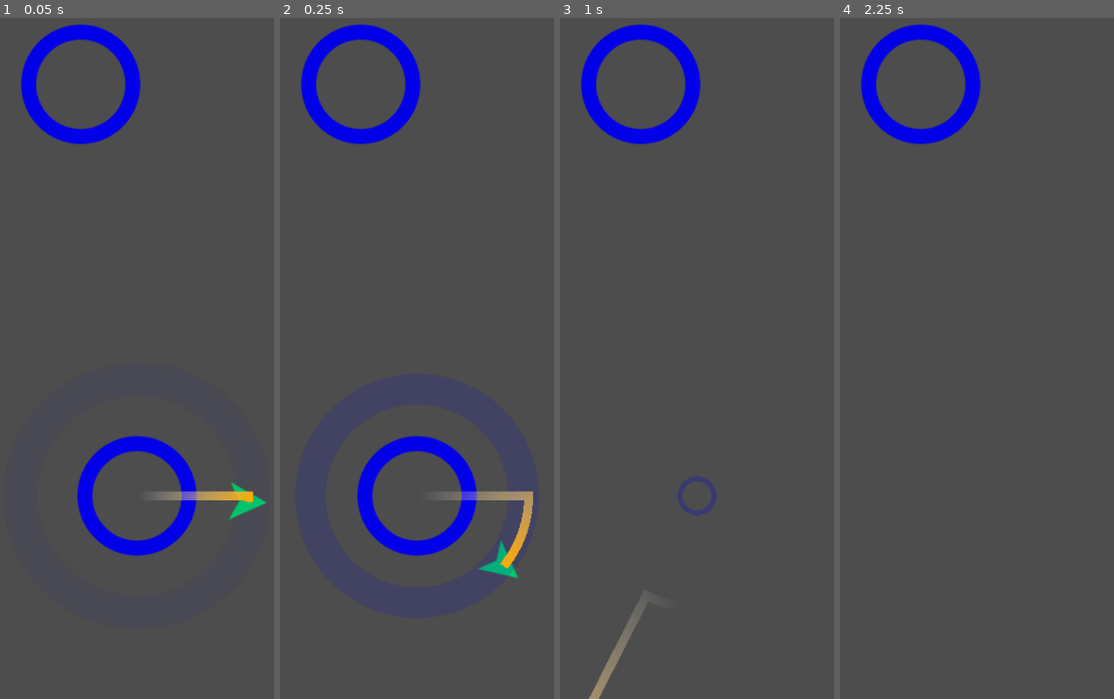
Above: before the commit, frames 1-4 (left to right).
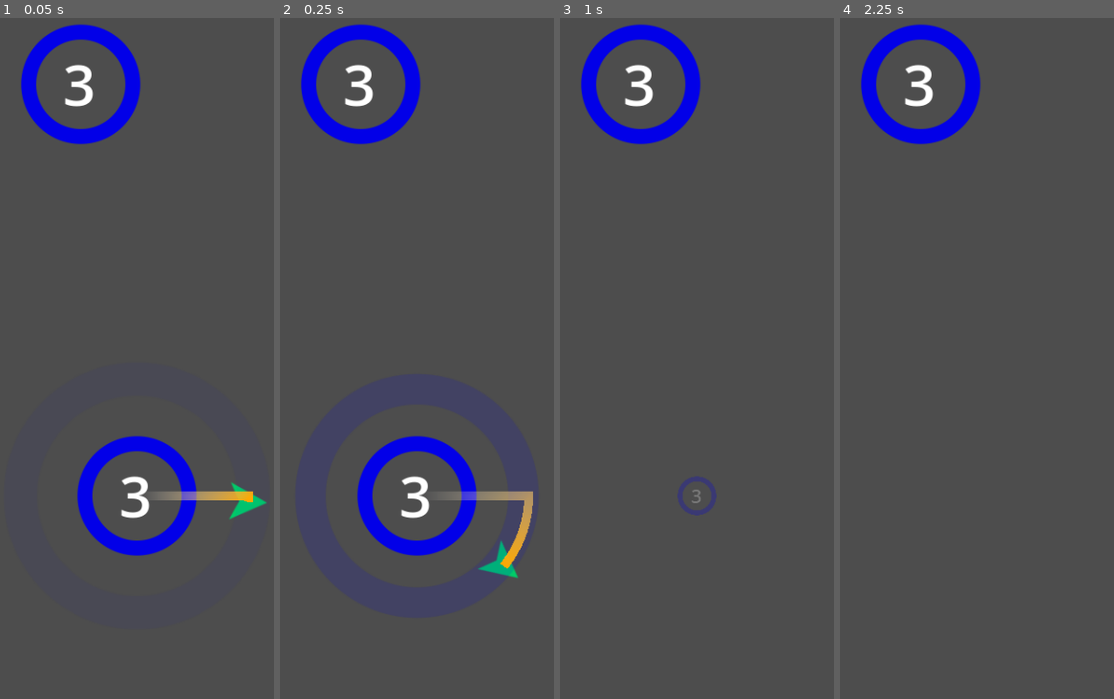
Above: after the commit, the same moments.

Repository: jrenato/circle_jump
Game: Godot game, scene res://Level/level.tscn
The game is run twice, just before and just after one commit, with the same random seed, the same clock (stepped at 60 frames per second) and the same inputs.
Inputs (mouse positions are in pixels of both pictures, inside the frame that each line leads up to):
- Up to frame 1 (0.05 s): no input
- Up to frame 2 (0.25 s): no input
- Up to frame 3 (1 s): move the mouse to (790, 276) at 0.52 s; click (790, 276) at 0.67 s
- Up to frame 4 (2.25 s): move the mouse to (892, 358) at 1.27 s; click (892, 358) at 1.42 s; tap Enter at 2 s; move the mouse to (1020, 147) at 2.02 s; click (1020, 147) at 2.17 s

The runs differ from the first frame. In frame 1, 0.7% of the frame differs, in the area x 23-55%, y 6-74%; in frame 2, 0.7%; in frame 3, 0.9%, in the area x 10-52%, y 6-100%; in frame 4, 0.3%.

Commit message:
Checking orbits left and calling player death

Diff:
--- a/Circle/circle.gd
+++ b/Circle/circle.gd
@@ -1,4 +1,13 @@
 class_name Circle extends Area2D
+
+enum MODE {STATIC, LIMITED}
+
+var jumper: Jumper = null
+
+var mode: MODE = MODE.STATIC
+var max_orbits: int = 3 # Number of orbits until the circle disappears
+var orbits_left: int = 0 # Number of orbits the jumper has completed
+var orbit_start: float = 0.0 # The angle where the orbit started
 
 var radius: int = 100
 var rotation_speed: float = PI
@@ -8,16 +17,18 @@
 @onready var sprite: Sprite2D = %Sprite2D
 @onready var sprite_effect = %SpriteEffect
 @onready var orbit_position: Marker2D = %OrbitPosition
-@onready var animation_player = %AnimationPlayer
+@onready var animation_player: AnimationPlayer = %AnimationPlayer
+@onready var orbits_label: Label = %OrbitsLabel
 
 
 func _ready() -> void:
 	sprite_effect.visible = false
 
 
-func init(_position: Vector2, _radius: int = radius):
+func init(_position: Vector2, _radius: int = radius, _mode=MODE.LIMITED):
 	position = _position
 	radius = _radius
+	update_mode(_mode)
 	rotation_speed *= pow(-1, randi() % 2)
 
 	collision_shape.shape = collision_shape.shape.duplicate()
@@ -29,10 +40,39 @@
 
 func _process(delta: float) -> void:
 	pivot.rotation += rotation_speed * delta
+	if mode == MODE.LIMITED and jumper:
+		check_orbits()
 
 
-func capture() -> void:
+func update_mode(_mode: MODE) -> void:
+	mode = _mode
+	match mode:
+		MODE.STATIC:
+			orbits_label.hide()
+		MODE.LIMITED:
+			orbits_left = max_orbits
+			orbits_label.text = str(orbits_left)
+			orbits_label.show()
+
+
+func check_orbits() -> void:
+	if abs(pivot.rotation - orbit_start) >= 2 * PI:
+		orbits_left -= 1
+		orbits_label.text = str(orbits_left)
+
+		if orbits_left <= 0:
+			jumper.die()
+			jumper = null
+			implode()
+
+		orbit_start = pivot.rotation
+
+
+func capture(player: Jumper) -> void:
+	jumper = player
 	animation_player.play("capture")
+	pivot.rotation = (jumper.position - position).angle()
+	orbit_start = pivot.rotation
 
 
 func implode() -> void:
--- a/Circle/circle.tscn
+++ b/Circle/circle.tscn
@@ -10,35 +10,6 @@
 [sub_resource type="ShaderMaterial" id="ShaderMaterial_ifdf6"]
 shader = ExtResource("1_g1c4m")
 shader_parameter/color = Color(0.00729171, 0, 0.910716, 1)
-
-[sub_resource type="Animation" id="Animation_ksndv"]
-resource_name = "implode"
-length = 0.4
-step = 0.01
-tracks/0/type = "value"
-tracks/0/imported = false
-tracks/0/enabled = true
-tracks/0/path = NodePath(".:scale")
-tracks/0/interp = 1
-tracks/0/loop_wrap = true
-tracks/0/keys = {
-"times": PackedFloat32Array(0, 0.4),
-"transitions": PackedFloat32Array(1, 1),
-"update": 0,
-"values": [Vector2(1, 1), Vector2(0.1, 0.1)]
-}
-tracks/1/type = "value"
-tracks/1/imported = false
-tracks/1/enabled = true
-tracks/1/path = NodePath(".:modulate")
-tracks/1/interp = 1
-tracks/1/loop_wrap = true
-tracks/1/keys = {
-"times": PackedFloat32Array(0, 0.4),
-"transitions": PackedFloat32Array(1, 1),
-"update": 0,
-"values": [Color(1, 1, 1, 1), Color(1, 1, 1, 0)]
-}
 
 [sub_resource type="Animation" id="Animation_0apxe"]
 length = 0.001
@@ -144,12 +115,44 @@
 "values": [Color(1, 1, 1, 0), Color(1, 1, 1, 0.192157), Color(1, 1, 1, 0.0509804)]
 }
 
+[sub_resource type="Animation" id="Animation_ksndv"]
+resource_name = "implode"
+length = 0.4
+step = 0.01
+tracks/0/type = "value"
+tracks/0/imported = false
+tracks/0/enabled = true
+tracks/0/path = NodePath(".:scale")
+tracks/0/interp = 1
+tracks/0/loop_wrap = true
+tracks/0/keys = {
+"times": PackedFloat32Array(0, 0.4),
+"transitions": PackedFloat32Array(1, 1),
+"update": 0,
+"values": [Vector2(1, 1), Vector2(0.1, 0.1)]
+}
+tracks/1/type = "value"
+tracks/1/imported = false
+tracks/1/enabled = true
+tracks/1/path = NodePath(".:modulate")
+tracks/1/interp = 1
+tracks/1/loop_wrap = true
+tracks/1/keys = {
+"times": PackedFloat32Array(0, 0.4),
+"transitions": PackedFloat32Array(1, 1),
+"update": 0,
+"values": [Color(1, 1, 1, 1), Color(1, 1, 1, 0)]
+}
+
 [sub_resource type="AnimationLibrary" id="AnimationLibrary_tosk0"]
 _data = {
 "RESET": SubResource("Animation_0apxe"),
 "capture": SubResource("Animation_k64cj"),
 "implode": SubResource("Animation_ksndv")
 }
+
+[sub_resource type="LabelSettings" id="LabelSettings_o45pg"]
+font_size = 64
 
 [node name="Circle" type="Area2D"]
 script = ExtResource("1_1qqjh")
@@ -180,3 +183,14 @@
 libraries = {
 "": SubResource("AnimationLibrary_tosk0")
 }
+
+[node name="OrbitsLabel" type="Label" parent="."]
+unique_name_in_owner = true
+offset_left = -74.0
+offset_top = -70.0
+offset_right = 71.0
+offset_bottom = 68.0
+text = "1"
+label_settings = SubResource("LabelSettings_o45pg")
+horizontal_alignment = 1
+vertical_alignment = 1
--- a/Jumper/jumper.gd
+++ b/Jumper/jumper.gd
@@ -42,9 +42,18 @@
 	velocity = transform.x * jump_speed
 
 
+func die() -> void:
+	target = null
+	queue_free()
+
+
 func _on_area_entered(area: Area2D) -> void:
 	if area is Circle:
 		target = area as Circle
 		velocity = Vector2.ZERO
-		target.pivot.rotation = (position - target.position).angle()
 		captured.emit(area)
+
+
+func _on_visible_on_screen_notifier_2d_screen_exited() -> void:
+	if not target:
+		die()
--- a/Jumper/jumper.tscn
+++ b/Jumper/jumper.tscn
@@ -22,6 +22,8 @@
 rotation = 1.5708
 texture = ExtResource("1_e32ii")
 
+[node name="VisibleOnScreenNotifier2D" type="VisibleOnScreenNotifier2D" parent="."]
+
 [node name="Trail" type="Node" parent="."]
 
 [node name="Points" type="Line2D" parent="Trail"]
@@ -29,3 +31,4 @@
 gradient = SubResource("Gradient_t8f82")
 
 [connection signal="area_entered" from="." to="." method="_on_area_entered"]
+[connection signal="screen_exited" from="VisibleOnScreenNotifier2D" to="." method="_on_visible_on_screen_notifier_2d_screen_exited"]
--- a/Level/level.gd
+++ b/Level/level.gd
@@ -46,7 +46,7 @@
 	camera.position = target_circle.position
 
 	# Animate the circle capture
-	target_circle.capture()
+	target_circle.capture(player)
 
 	# Spawn next circle
 	var next_circle_x: int = randi_range(-150, 150)
Not shown: 1 places in Circle/circle.tscn that only renumber resources
